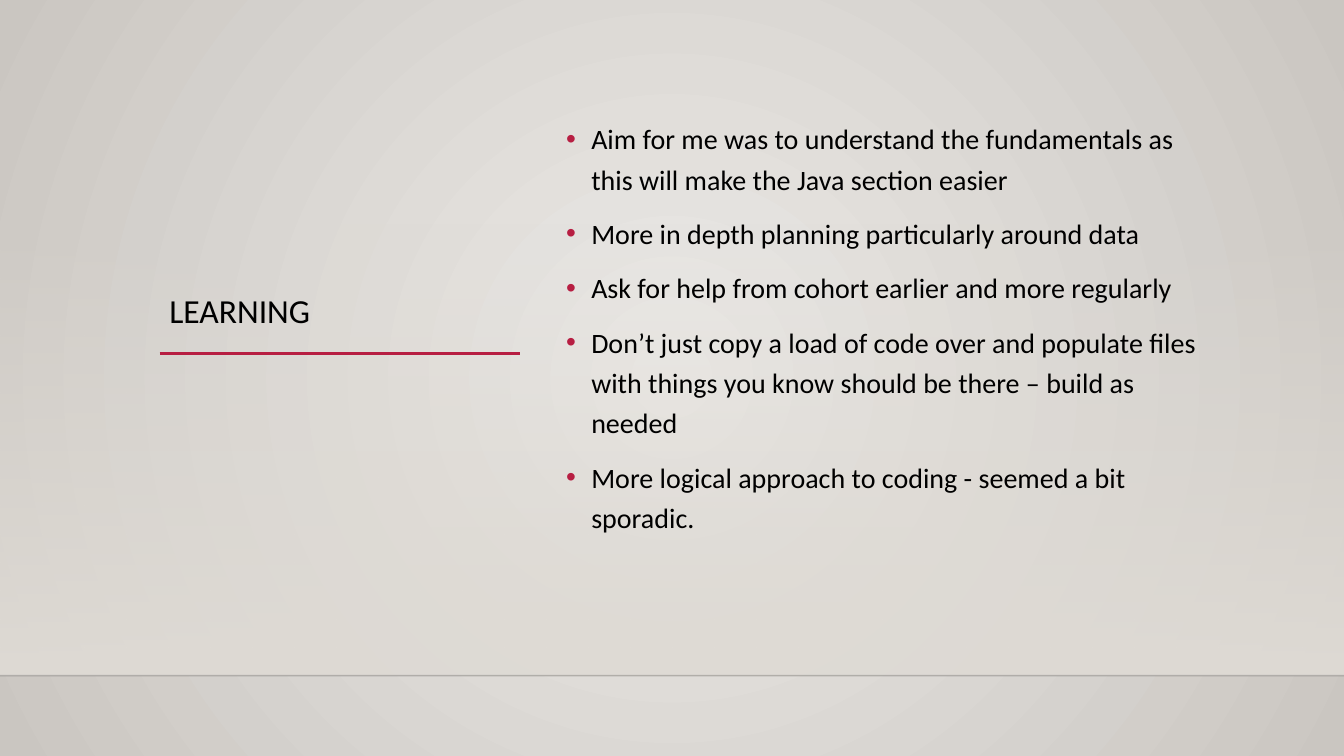
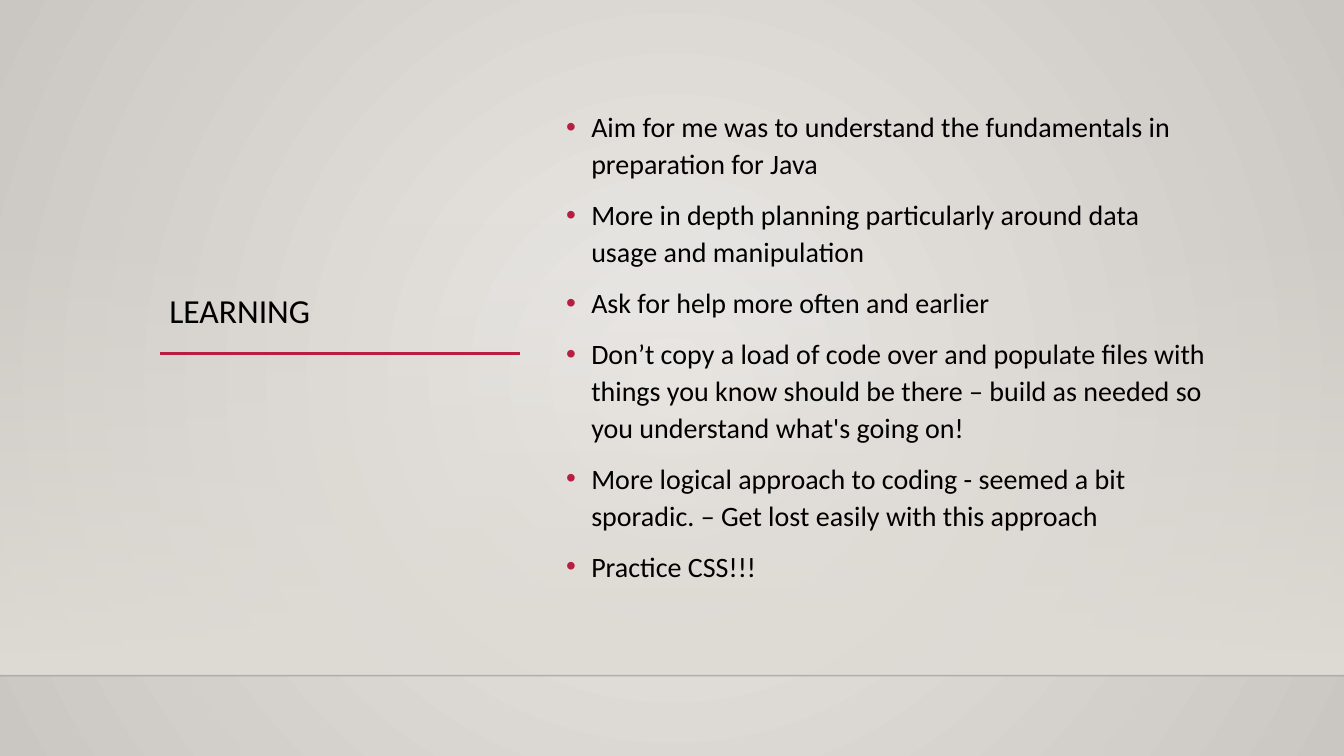
Before and after one commit to davidmorrison1981/week4_project, a slide deck: slide 8 of documentation/Week4_project.pptx. Drawn at 1344x756 pixels with LibreOffice and Linux fonts; fonts in the diff are those of the drawing; background and template pictures are left out. Boxes give left, top, right and bottom in pixels: in the first picture for what was removed or moved away, otherwise in the second. Text is boxed around its words. In the diff, an @@ line names an element or a change of style, - is before the commit and + after.

Commit message:
presentation version

```diff
--- a/documentation/Week4_project.pptx
+++ b/documentation/Week4_project.pptx
@@ text at [591,117,1205,577]: text changed @@
-• Aim for me was to understand the fundamentals as this will make the Java section easier
-• More in depth planning particularly around data
-• Ask for help from cohort earlier and more regularly
-• Don’t just copy a load of code over and populate files with things you know should be there – build as needed
-• More logical approach to coding - seemed a bit sporadic.
+• Aim for me was to understand the fundamentals in preparation for Java
+• More in depth planning particularly around data usage and manipulation
+• Ask for help more often and earlier
+• Don’t copy a load of code over and populate files with things you know should be there – build as needed so you understand what's going on!
+• More logical approach to coding - seemed a bit sporadic. – Get lost easily with this approach
+• Practice CSS!!!
```
Also in this commit, not shown: 2 other slides changed, 2 other files.
